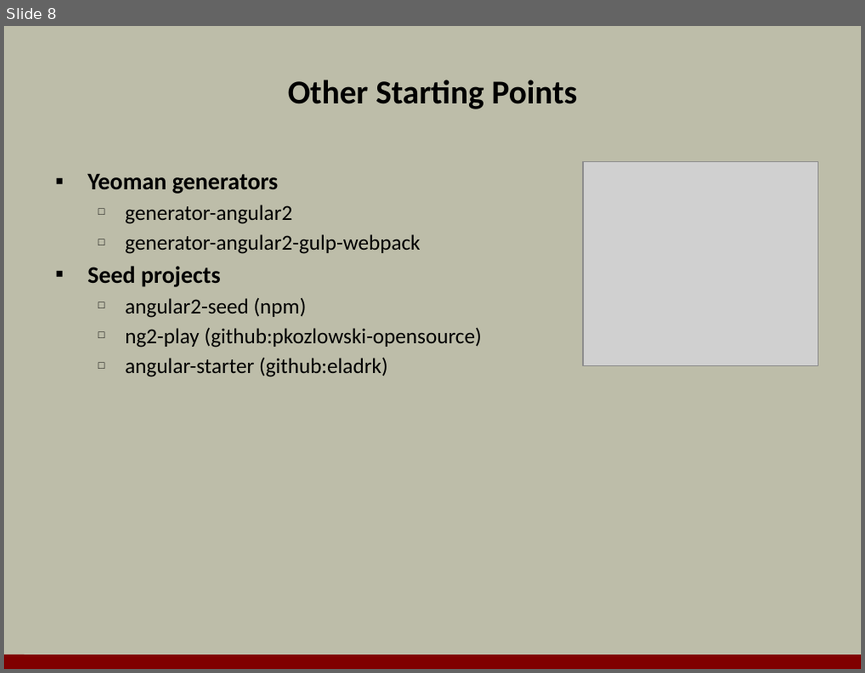
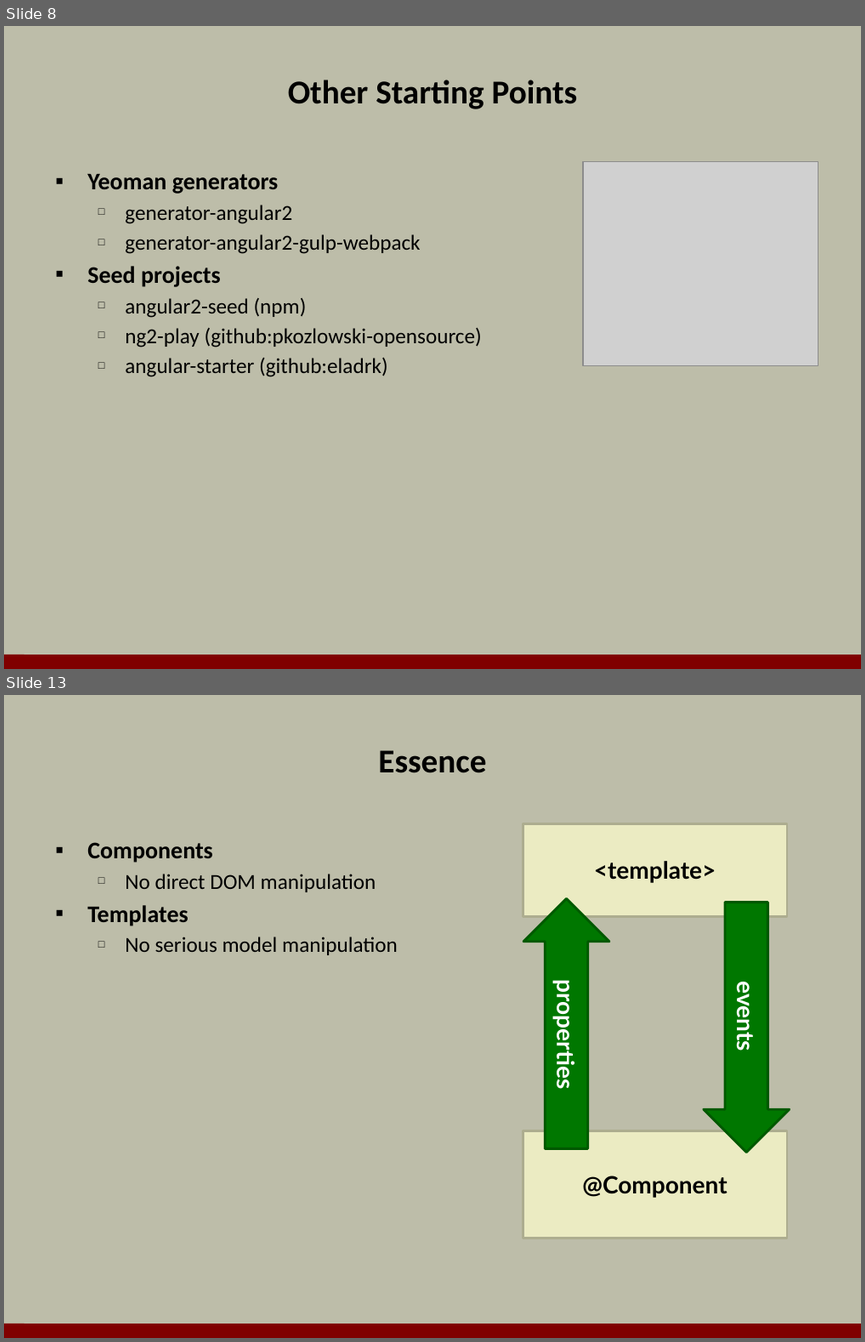
Before and after one commit to OdeToCode/classes, a slide deck: angular2/slides/01_Introduction.pptx. Shown one above the other, each under a label of ours: slide 8 before the commit, slides 8 and 13 after it; the slides between them are not shown. The pictures are 865x673 and 865x1342 pixels, drawn with LibreOffice and Linux fonts; fonts in the diff are those of the drawing; grey boxes stand for pictures; background and template pictures are left out. Boxes give left, top, right and bottom in pixels: in the first picture for what was removed or moved away, otherwise in the second. Text is boxed around its words. In the diff, an @@ line names an element or a change of style, - is before the commit and + after.

```diff
--- a/angular2/slides/01_Introduction.pptx
+++ b/angular2/slides/01_Introduction.pptx
@@ slide 13 added at (x1=4, y1=695, x2=861, y2=1338), background #BDBDA9; not listed: 1 template element that a slide beside it also shows @@
@@ title added at (x1=378, y1=750, x2=486, y2=773), 28 pt, text #000000, bold @@
+Essence
@@ text added at (x1=87, y1=842, x2=398, y2=955), 18 pt, text #000000 @@
+▪ Components
+  □ No direct DOM manipulation
+▪ Templates
+  □ No serious model manipulation
@@ rectangle added at (x1=522, y1=823, x2=786, y2=916), fill #EBEBC2, outline #AEAE90 2 pt, 20 pt, text #000000, bold @@
+<template>
@@ up arrow added at (x1=523, y1=899, x2=609, y2=1149), fill #007700, outline #005800 2 pt, 20 pt, text #FFFFFF, bold @@
+properties
@@ up arrow added at (x1=704, y1=902, x2=789, y2=1152), fill #007700, outline #005800 2 pt, 20 pt, text #FFFFFF, bold @@
+events
@@ rectangle added at (x1=522, y1=1130, x2=786, y2=1237), fill #EBEBC2, outline #AEAE90 2 pt, 20 pt, text #000000, bold @@
+@Component
```
Also in this commit, not shown: 3 slides changed, 13 other slides added, 1 slide removed, 1 other file.
